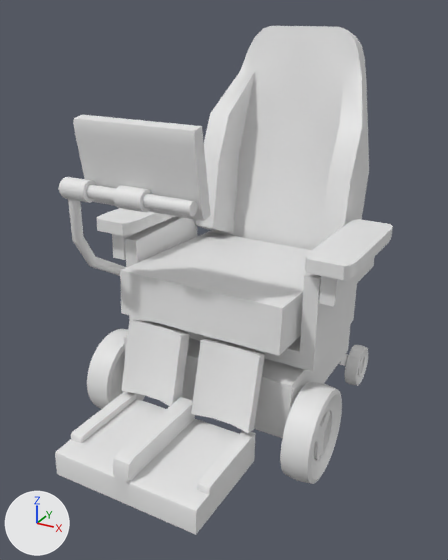
Renders of the glTF model models/wheelchair.glb from each side of a commit.
The view is the same before and after, from a camera (50 mm lens) standing at (0.887, -1.944, 1.277) and looking at (0.0, -0.333, 0.471). Lighting does not change. The marker at lower left points along +X, +Y and +Z. Where no turn or scale is listed for an object, it has been applied to the vertices. Vertices at the same position are counted once.

Before the edit, the objects in view are built like this:
```python
me_cube_012 = bpy.data.meshes.new('Cube.012')
me_cube_012.from_pydata(...)  # 70 vertices, 136 faces; spans x -0.287..0.287, y -0.229..0.151, z -0.463..0.463
me_cube_013 = bpy.data.meshes.new('Cube.013')
me_cube_013.from_pydata(...)  # 508 vertices, 974 faces; spans x -0.137..0.749, y -0.471..0.255, z -0.204..0.54
me_cube_014 = bpy.data.meshes.new('Cube.014')
me_cube_014.from_pydata(...)  # 177 vertices, 342 faces; spans x -0.309..0.309, y -0.746..0.339, z -0.108..0.275
me_cylinder_006 = bpy.data.meshes.new('Cylinder.006')
me_cylinder_006.from_pydata(...)  # 920 vertices, 1824 faces; spans x -0.048..0.779, y -0.154..0.154, z -0.154..0.154
me_cylinder_007 = bpy.data.meshes.new('Cylinder.007')
me_cylinder_007.from_pydata(...)  # 920 vertices, 1824 faces; spans x -0.025..0.689, y -0.079..0.079, z -0.079..0.079
ob_cube_007 = bpy.data.objects.new('Cube.007', me_cube_012)
ob_cube_007.location = (0.0, 0.193, 0.754)
ob_cube_008 = bpy.data.objects.new('Cube.008', me_cube_013)
ob_cube_008.location = (-0.306, -0.2, 0.468)
ob_cylinder_006 = bpy.data.objects.new('Cylinder.006', me_cylinder_006)
ob_cylinder_006.location = (-0.365, -0.426, 0.068)
ob_cylinder_007 = bpy.data.objects.new('Cylinder.007', me_cylinder_007)
ob_cylinder_007.location = (-0.332, 0.14, -0.003)
ob_wheelchair = bpy.data.objects.new('Wheelchair', me_cube_014)
ob_wheelchair.location = (0.0, -0.169, 0.085)
```
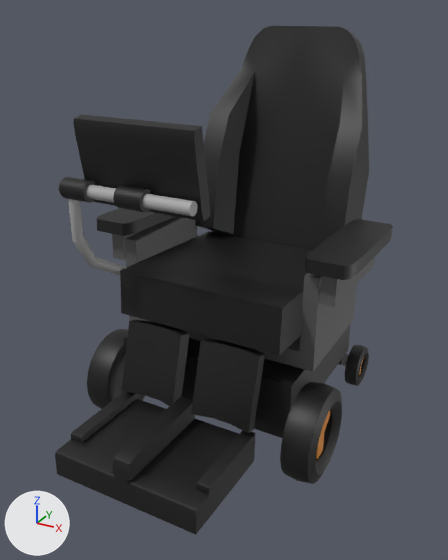
Changed parts and their boxes (x1, y1, x2, y2) in the pictures (448 x 560 px; the box of a moved part takes in the faces that stretch with it):
'Wheelchair', recoloured (white to black)
    both: (55, 320, 351, 535)
'Cube.007', recoloured (white to black)
    both: (195, 26, 369, 250)
'Cylinder.007', reshaped
    before: (345, 345, 368, 386)
    after: (345, 345, 369, 386)
part 1 of me_cube_013, recoloured
    both: (112, 216, 375, 372)
part 2 of me_cube_013, recoloured (white to grey)
    both: (68, 185, 197, 276)
part 3 of me_cube_013, recoloured (grey to black)
    both: (59, 115, 211, 221)
part 4 of me_cube_013, recoloured (white to black)
    both: (97, 208, 393, 356)
part 5 of me_cylinder_006, moved or reshaped
    both: (311, 394, 342, 480)
part 6 of me_cylinder_006, recoloured (white to black)
    both: (87, 329, 145, 409)
part 7 of me_cylinder_006, recoloured
    both: (316, 411, 330, 459)
part 8 of me_cylinder_007, moved or reshaped
    before: (357, 349, 368, 384)
    after: (357, 349, 369, 384)
part 9 of me_cylinder_007, recoloured
    before: (358, 357, 364, 376)
    after: (359, 357, 364, 375)

The change in detail:
Material 'BlackPlastic.001' (mat_blackplastic_001) is new.
Its base color is (0.00424, 0.00424, 0.00424) (black #0e0e0e).
Material 'YellowPlastic' (mat_yellowplastic) is new.
Its base color is (0.8, 0.279, 0.00979) (orange #e79019).
Material 'BlackFabric' (mat_blackfabric) is new.
Its base color is (0.00637, 0.00637, 0.00637) (black #131313).
Material 'BlackPlastic' (mat_blackplastic) is new.
Its base color is (0.00424, 0.00424, 0.00424) (black #0e0e0e).
Material 'Material.001' (mat_material_001) is new.
Its base color is (0.0985, 0.0985, 0.0985) (dark grey #585858).
Material 'Screen' (mat_screen) is new.
Its base color is (0.8, 0.8, 0.8) (white #e7e7e7).
Material 'Metal' (mat_metal) is new.
Its base color is (0.411, 0.411, 0.411) (grey #acacac).
me_cube_014 has 177 vertices, 342 faces and spans x -0.309..0.309, y -0.746..0.339, z -0.108..0.275.
me_cube_014 now uses material mat_blackfabric (black #131313).
me_cube_012 has 70 vertices, 136 faces and spans x -0.287..0.287, y -0.229..0.151, z -0.463..0.463.
me_cube_012 now uses material mat_blackfabric (black #131313).
me_cube_013 has 508 vertices, 974 faces and spans x -0.137..0.749, y -0.471..0.255, z -0.204..0.54.
me_cube_013 is used by ob_cube_008; location (-0.306, -0.2, 0.468).
me_cube_013 part 1: 78 faces spanning x -0.089..0.701, y -0.197..0.196, z -0.204..0.131 switch from no material to mat_material_001 (dark grey #585858).
me_cube_013 part 2: 376 faces spanning x -0.031..0.387, y -0.46..-0.141, z -0.063..0.356 switch from no material to mat_metal (grey #acacac).
me_cube_013 part 3: 418 faces spanning x -0.054..0.396, y -0.471..-0.368, z 0.294..0.54 switch from no material to mat_blackplastic (black #0e0e0e).
me_cube_013 part 4: 100 faces spanning x -0.137..0.749, y -0.316..0.255, z -0.144..0.171 switch from no material to mat_blackfabric (black #131313).
me_cube_013 now uses material mat_screen (white #e7e7e7).
me_cylinder_006 is used by ob_cylinder_006; location (-0.365, -0.426, 0.068).
me_cylinder_006 had 920 vertices, 1824 faces and spanned x -0.048..0.779, y -0.154..0.154, z -0.154..0.154.
me_cylinder_006 now has 920 vertices, 1824 faces and spans x -0.055..0.786, y -0.154..0.154, z -0.154..0.154.
me_cylinder_006 part 5: 64 of the vertices in x 0.767..0.774, y -0.119..0.119, z -0.119..0.119 are scaled about their middle by (0.925, 0.967, 0.967), then moved by (0.012, 0.0, 0.0).
me_cylinder_006 part 6: 1656 faces spanning x -0.055..0.786, y -0.154..0.154, z -0.154..0.154 switch from no material to mat_blackplastic_001 (black #0e0e0e).
me_cylinder_006 part 7: 168 faces spanning x -0.03..0.761, y -0.092..0.092, z -0.103..0.08 switch from no material to mat_yellowplastic (orange #e79019).
me_cylinder_007 is used by ob_cylinder_007; location (-0.332, 0.14, -0.003).
me_cylinder_007 had 920 vertices, 1824 faces and spanned x -0.025..0.689, y -0.079..0.079, z -0.079..0.079.
me_cylinder_007 now has 920 vertices, 1824 faces and spans x -0.029..0.693, y -0.079..0.079, z -0.079..0.079.
me_cylinder_007 part 8: 64 of the vertices in x 0.682..0.686, y -0.062..0.062, z -0.062..0.062 are scaled about their middle by (0.912, 0.961, 0.961), then moved by (0.007, 0.0, 0.0).
me_cylinder_007 part 9: 168 faces spanning x -0.015..0.679, y -0.048..0.048, z -0.053..0.041 switch from no material to mat_yellowplastic (orange #e79019).
me_cylinder_007 now uses material mat_blackplastic_001 (black #0e0e0e).
